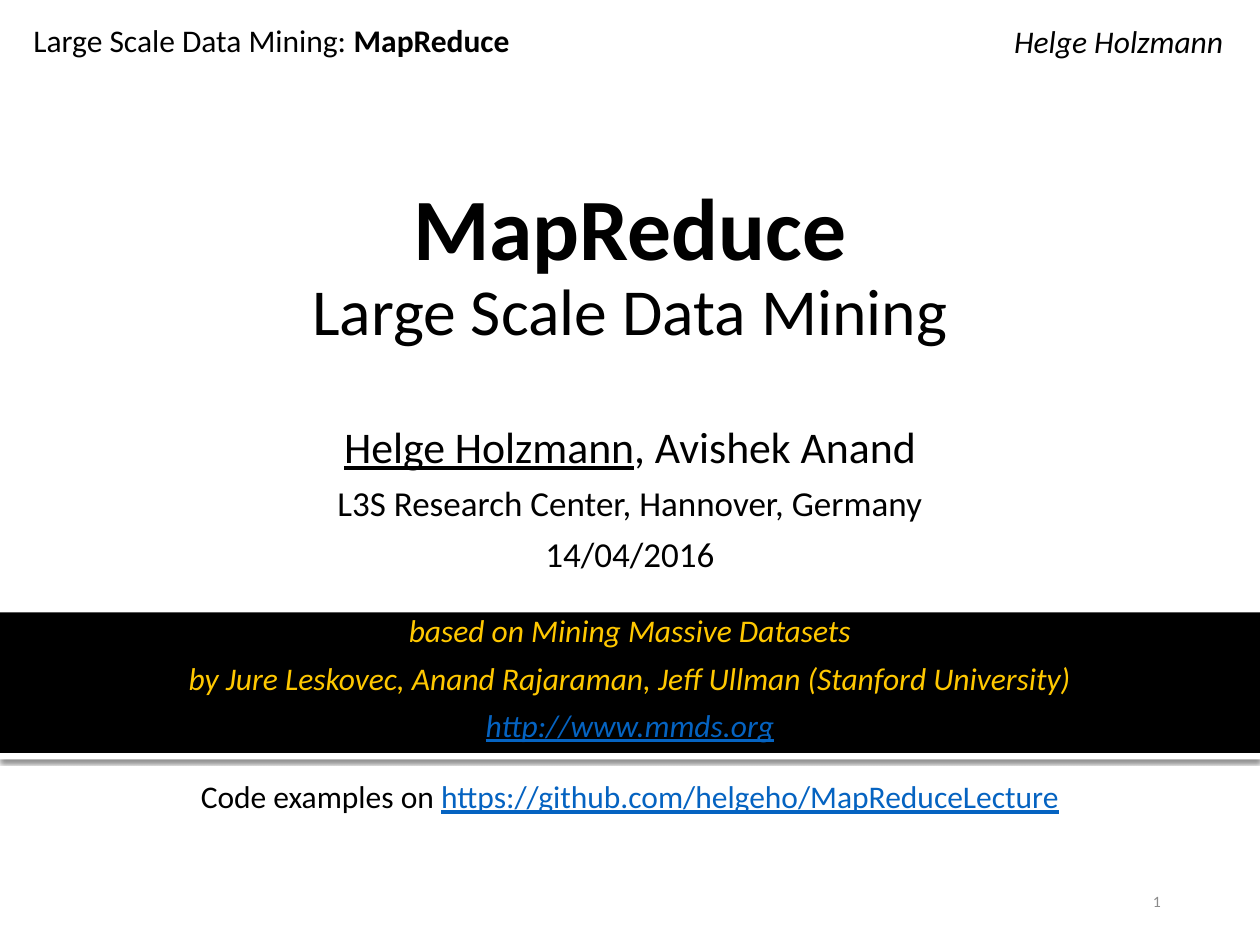
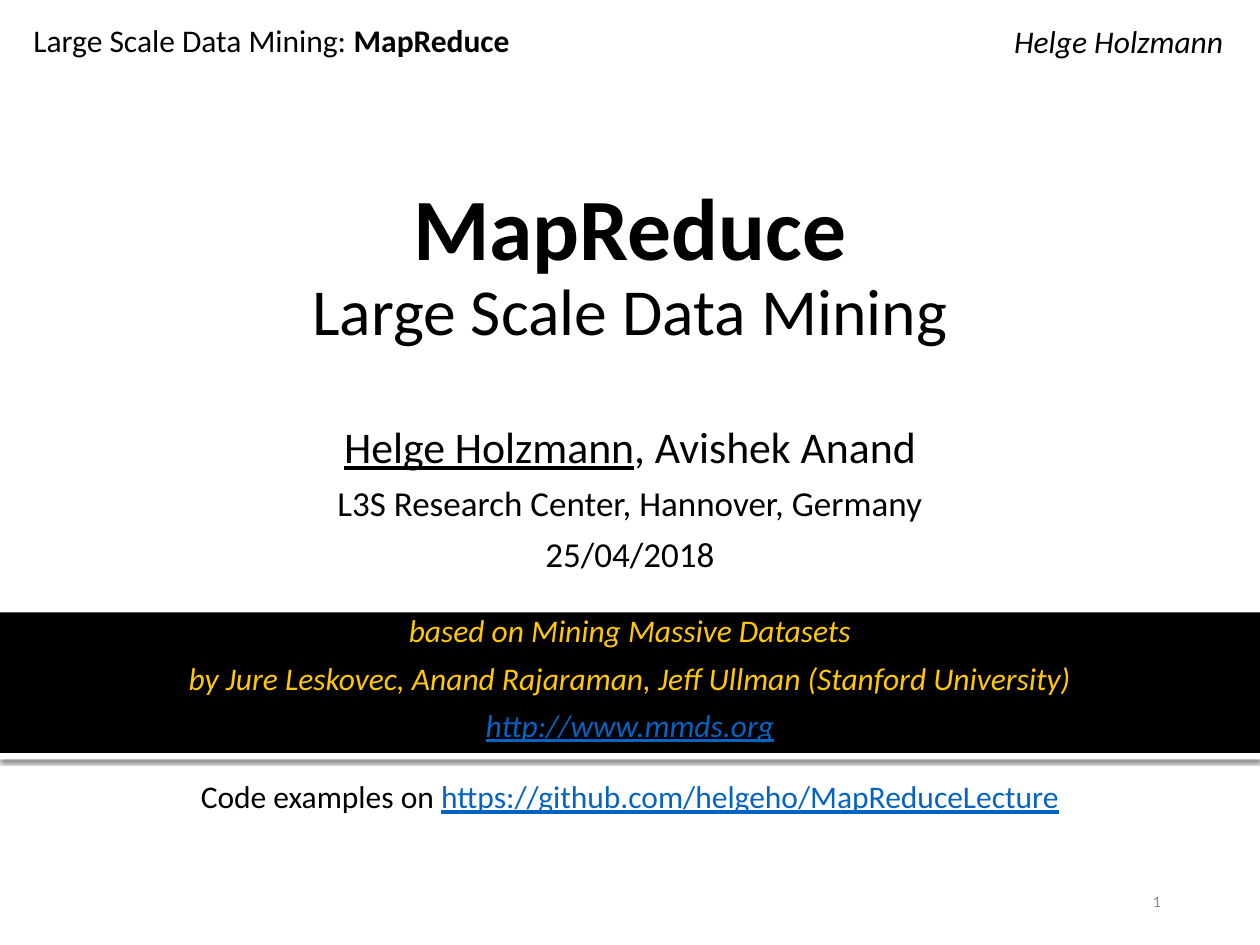
Before and after one commit to helgeho/MapReduceLecture, a slide deck: slide 1 of slides.pptx. Drawn at 1260x945 pixels with LibreOffice and Linux fonts; fonts in the diff are those of the drawing; background and template pictures are left out. Boxes give left, top, right and bottom in pixels: in the first picture for what was removed or moved away, otherwise in the second. Text is boxed around its words. In the diff, an @@ line names an element or a change of style, - is before the commit and + after.

Commit message:
update for lecture on April 25, 2018

```diff
--- a/slides.pptx
+++ b/slides.pptx
@@ subtitle at box(545, 542, 714, 569): text changed @@
-14/04/2016
+25/04/2018
```
Also in this commit, not shown: 1 other file.
